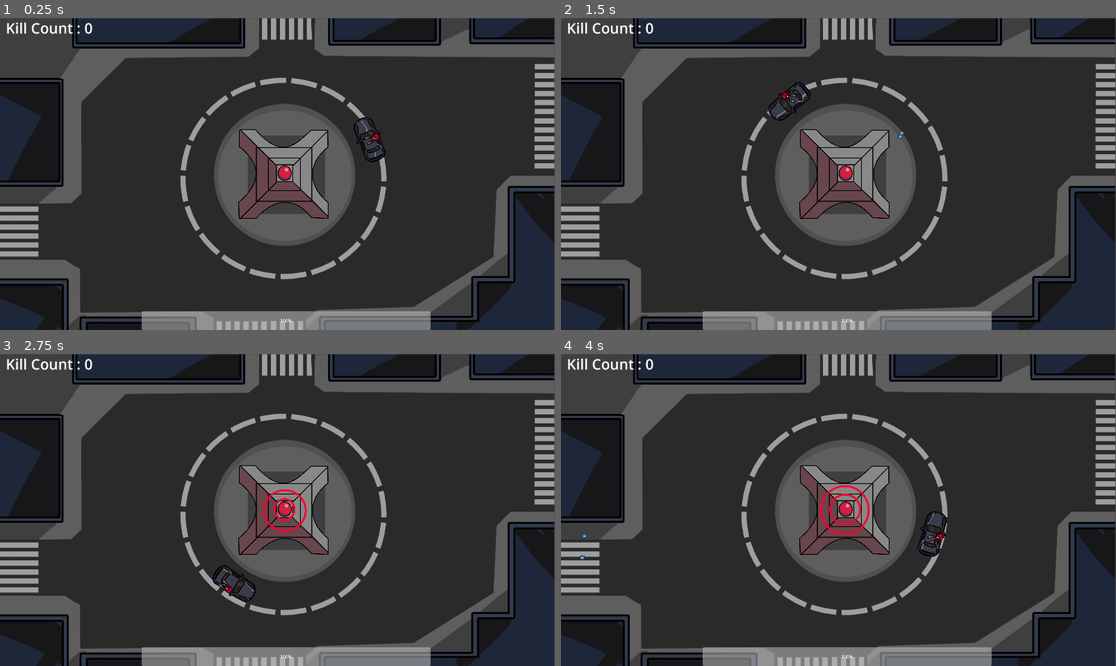
Above: before the commit, frames 1-4 (two rows, left to right).
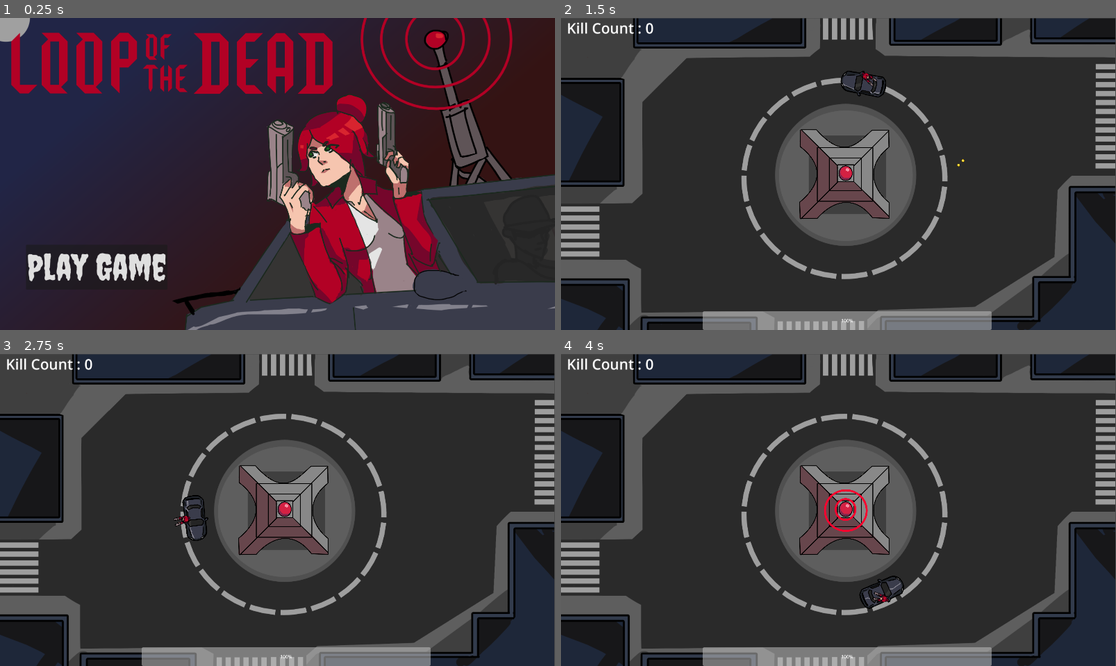
Above: after the commit, the same moments.

Repository: DevSkully/GMK_JAM
Game: Godot game, scene res://Scenes/GUI/main_menu.tscn
Two runs of this game, one before a commit and one after it. Both use one fixed random seed, a clock stepped at 60 frames per second and the inputs below. Before the commit the project starts from res://Scenes/test_World/world.tscn. The engine's default icon, where the game draws it, is replaced by a stand-in: a white triangle on a blue panel in a dark square.
Inputs (mouse positions are in pixels of both pictures, inside the frame that each line leads up to):
- Up to frame 1 (0.25 s): no input
- Up to frame 2 (1.5 s): click (655, 267) at 0.5 s, where only the run after the commit has a clickable "Play Game"; move the mouse to (960, 158) at 1.27 s; click (960, 158) at 1.35 s
- Up to frame 3 (2.75 s): move the mouse to (166, 525) at 2.02 s; click (166, 525) at 2.1 s
- Up to frame 4 (4 s): move the mouse to (894, 441) at 2.77 s; click (894, 441) at 2.85 s; move the mouse to (810, 572) at 3.52 s; click (810, 572) at 3.6 s

The runs differ from the first frame. In frame 1, 55% of the frame differs, in the area x 0-100%, y 0-100%; in frame 2, 0.8%; in frame 3, 1.0%; in frame 4, 1.3%.

Commit message:
fix: cursor added, tower hurt animation, bullet

Diff:
--- a/Objects/Bullet.tscn
+++ b/Objects/Bullet.tscn
@@ -1,7 +1,7 @@
 [gd_scene load_steps=4 format=3 uid="uid://8typxcnlgjmb"]
 
 [ext_resource type="Script" uid="uid://jc3o40vgk8s7" path="res://Objects/bullet_script.gd" id="1_ubr88"]
-[ext_resource type="Texture2D" uid="uid://du2bbfdl00l8e" path="res://icon.svg" id="2_ljs67"]
+[ext_resource type="Texture2D" uid="uid://08wynyhsh21o" path="res://Assets/bullet.png" id="2_ljs67"]
 
 [sub_resource type="CircleShape2D" id="CircleShape2D_ljs67"]
 radius = 8.0
@@ -10,7 +10,7 @@
 script = ExtResource("1_ubr88")
 
 [node name="Sprite2D" type="Sprite2D" parent="."]
-scale = Vector2(0.125, 0.125)
+scale = Vector2(0.5, 0.5)
 texture = ExtResource("2_ljs67")
 
 [node name="Area2D" type="Area2D" parent="."]
--- a/Objects/Central_Tower.tscn
+++ b/Objects/Central_Tower.tscn
@@ -33,6 +33,18 @@
 [sub_resource type="AtlasTexture" id="AtlasTexture_b7sca"]
 atlas = ExtResource("2_0qie1")
 region = Rect2(873, 1892, 873, 946)
+
+[sub_resource type="AtlasTexture" id="AtlasTexture_4d2gy"]
+atlas = ExtResource("2_0qie1")
+region = Rect2(2619, 0, 873, 946)
+
+[sub_resource type="AtlasTexture" id="AtlasTexture_a6b33"]
+atlas = ExtResource("2_0qie1")
+region = Rect2(0, 946, 873, 946)
+
+[sub_resource type="AtlasTexture" id="AtlasTexture_uyrto"]
+atlas = ExtResource("2_0qie1")
+region = Rect2(873, 946, 873, 946)
 
 [sub_resource type="AtlasTexture" id="AtlasTexture_5mpcu"]
 atlas = ExtResource("2_0qie1")
@@ -75,6 +87,20 @@
 "speed": 7.0
 }, {
 "frames": [{
+"duration": 1.0,
+"texture": SubResource("AtlasTexture_4d2gy")
+}, {
+"duration": 1.0,
+"texture": SubResource("AtlasTexture_a6b33")
+}, {
+"duration": 1.0,
+"texture": SubResource("AtlasTexture_uyrto")
+}],
+"loop": false,
+"name": &"damaged",
+"speed": 5.0
+}, {
+"frames": [{
 "duration": 3.0,
 "texture": SubResource("AtlasTexture_5mpcu")
 }, {
@@ -107,8 +133,10 @@
 [node name="AnimatedSprite2D" type="AnimatedSprite2D" parent="Sprite2D"]
 position = Vector2(29, -31)
 sprite_frames = SubResource("SpriteFrames_nbbqh")
-animation = &"Destroyed"
+animation = &"damaged"
 autoplay = "default"
+frame = 2
+frame_progress = 1.0
 
 [node name="Enemy Detection" type="Area2D" parent="."]
 
--- a/Objects/enemies/Jockey.tscn
+++ b/Objects/enemies/Jockey.tscn
@@ -112,7 +112,7 @@
 }],
 "loop": true,
 "name": &"default",
-"speed": 7.0
+"speed": 15.0
 }]
 
 [sub_resource type="CircleShape2D" id="CircleShape2D_yt4hn"]
@@ -125,8 +125,8 @@
 [node name="AnimatedSprite2D" type="AnimatedSprite2D" parent="."]
 scale = Vector2(0.4, 0.4)
 sprite_frames = SubResource("SpriteFrames_w3rht")
-animation = &"Death"
 autoplay = "default"
+frame_progress = 0.506936
 
 [node name="CollisionShape2D" type="CollisionShape2D" parent="."]
 shape = SubResource("CircleShape2D_yt4hn")
--- a/Scenes/GUI/Game_Loss.tscn
+++ b/Scenes/GUI/Game_Loss.tscn
@@ -17,12 +17,12 @@
 
 [node name="Button" type="Button" parent="."]
 layout_mode = 0
-offset_left = 821.0
-offset_top = 484.5
-offset_right = 1159.0
-offset_bottom = 595.5
+offset_left = 820.0
+offset_top = 946.0
+offset_right = 1158.0
+offset_bottom = 1057.0
 theme_override_fonts/font = ExtResource("3_lu3uo")
 theme_override_font_sizes/font_size = 75
-text = "Continue"
+text = "Retry?"
 
 [connection signal="pressed" from="Button" to="." method="_resume"]
--- a/Scenes/GUI/main_menu.tscn
+++ b/Scenes/GUI/main_menu.tscn
@@ -21,10 +21,10 @@
 
 [node name="Button" type="Button" parent="."]
 layout_mode = 0
-offset_left = 750.0
-offset_top = 700.0
-offset_right = 1239.0
-offset_bottom = 855.0
+offset_left = 90.0
+offset_top = 785.0
+offset_right = 579.0
+offset_bottom = 940.0
 theme_override_fonts/font = ExtResource("2_c428o")
 theme_override_font_sizes/font_size = 125
 text = "Play Game"
--- a/Scripts/CT_Script.gd
+++ b/Scripts/CT_Script.gd
@@ -18,6 +18,9 @@
 		_tower_destroy()
 	else:
 		Health -= damage
+		sprite.play("damaged")
+		await sprite.animation_finished
+		sprite.play("default")
 
 func _process(delta: float) -> void:
 	var total_damage : float
--- a/project.godot
+++ b/project.godot
@@ -11,7 +11,7 @@
 [application]
 
 config/name="GMK_JAM"
-run/main_scene="uid://bcd7vuoh333yc"
+run/main_scene="uid://b402ds03go6us"
 config/features=PackedStringArray("4.4", "GL Compatibility")
 config/icon="res://icon.svg"
 
@@ -28,6 +28,7 @@
 window/size/viewport_width=1920
 window/size/viewport_height=1080
 window/size/mode=3
+mouse_cursor/custom_image="uid://bn3b8qv0srgdv"
 
 [dotnet]
 
Binary file added: Assets/bullet.png
Binary file added: Assets/cursor.png
Not shown: 1 places in Objects/Central_Tower.tscn that only renumber resources
Not shown: 1 places in Scenes/GUI/Game_Loss.tscn that only renumber resources
Not shown: 1 places in Scenes/GUI/main_menu.tscn that only renumber resources
Not shown: 1 places in Scenes/test_World/world.tscn that only renumber resources
Not shown, added: Assets/cursor.png.kra
